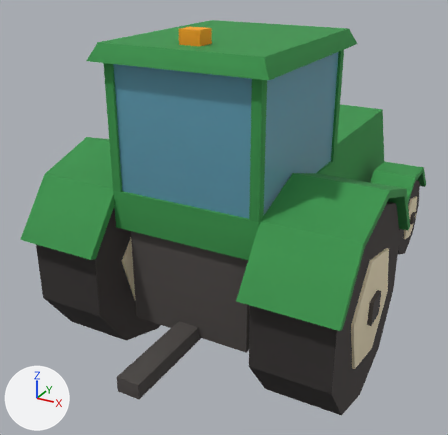
Before and after pictures for a commit that changed the glTF model models/machines/tractor_basic.glb.
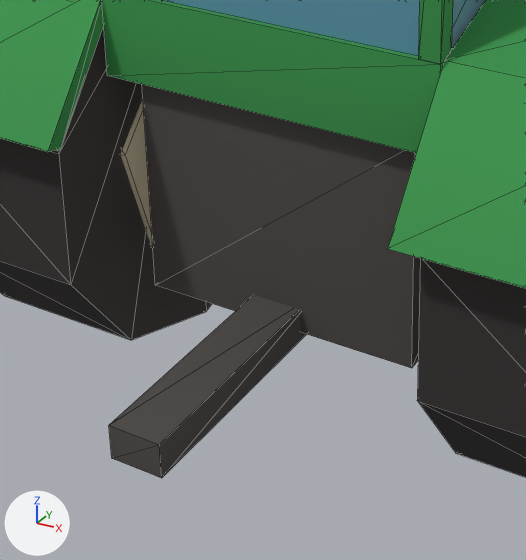
Each version appears first whole from a 50 mm camera at (2.2, -5.18, 3.22) aimed at (-0.33, -0.58, 0.92), and next in a close-up on the part from 16% to 66% of the width and 45% to 100% of the height. Lighting does not change. The marker at lower left points along +X, +Y and +Z. The first two pictures are the older version. The close-ups show mesh edges as thin lines. Where no turn or scale is listed for an object, it has been applied to the vertices. Vertices at exactly the same position are counted once.

Names of what the first close-up shows: 'spin_rear_L', 'spin_rear_R', 'tractor_basic'.
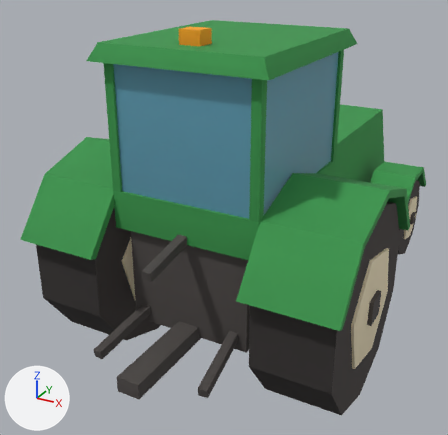
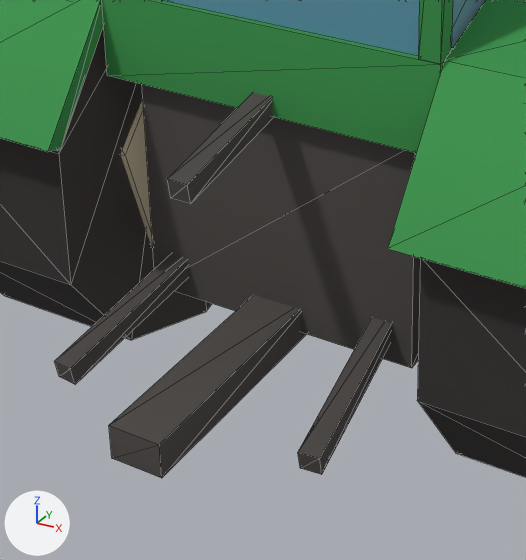
Where the change shows, as pixel boxes [x1, y1, x2, y2] in the close-ups (526 x 560 px):
part 1 of me_tractor_body, added: after [55, 255, 188, 384]
part 2 of me_tractor_body, added: after [298, 317, 392, 474]
part 3 of me_tractor_body, added: after [167, 93, 273, 204]

Diff of the bpy script that builds the scene:
```diff
--- a/models/machines/tractor_basic.glb.py
+++ b/models/machines/tractor_basic.glb.py
@@ me_tractor_body @@
 # used by ob_tractor_basic; location = (0.0, 0.0, 0.0)
-me_tractor_body.from_pydata(...)  # 176 vertices, 308 faces; spans x -1.3..1.3, y -2.53..2.17, z 0.35..2.72
+me_tractor_body.from_pydata(...)  # 200 vertices, 344 faces; spans x -1.3..1.3, y -2.53..2.17, z 0.35..2.72
+# me_tractor_body part 1
+# 8 vertices are added at x -0.49..-0.32, y -2.31..-1.44, z 0.42..0.65
+# 12 new faces join them, mat_atlas (picture img_palette)
+# me_tractor_body part 2
+# 8 vertices are added at x 0.32..0.49, y -2.31..-1.44, z 0.42..0.65
+# 12 new faces join them, mat_atlas (picture img_palette)
+# me_tractor_body part 3
+# 8 vertices are added at x -0.04..0.04, y -2.26..-1.69, z 1.17..1.33
+# 12 new faces join them, mat_atlas (picture img_palette)
 me_tractor_body.materials.append(mat_atlas)
```
